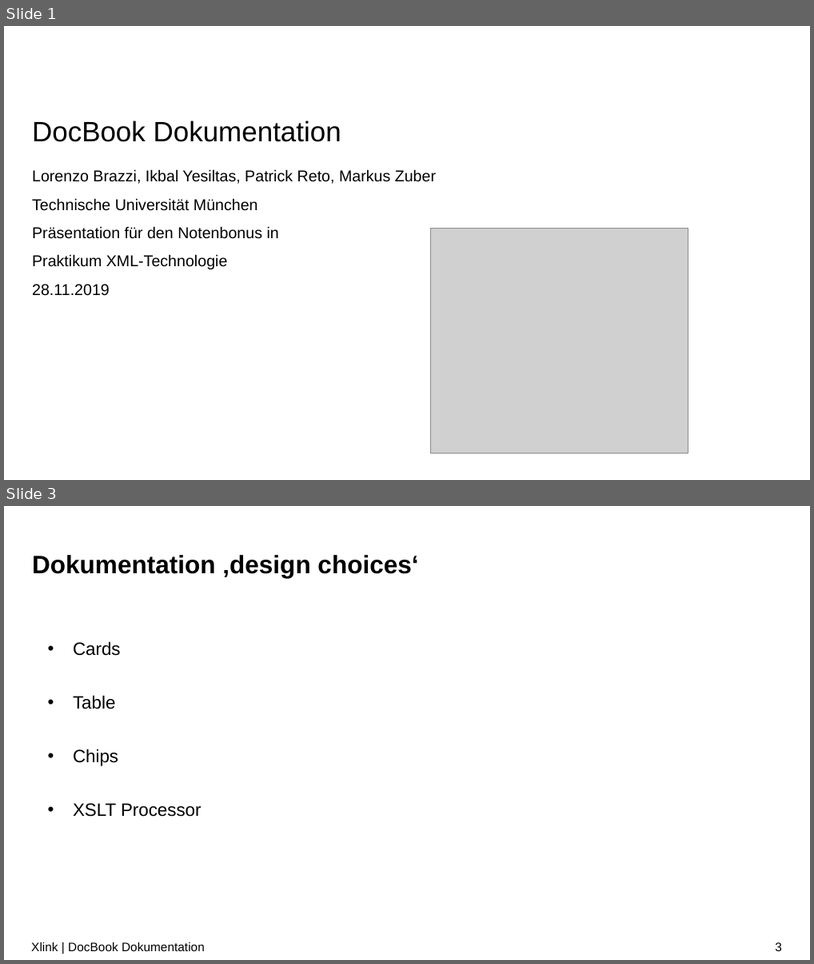
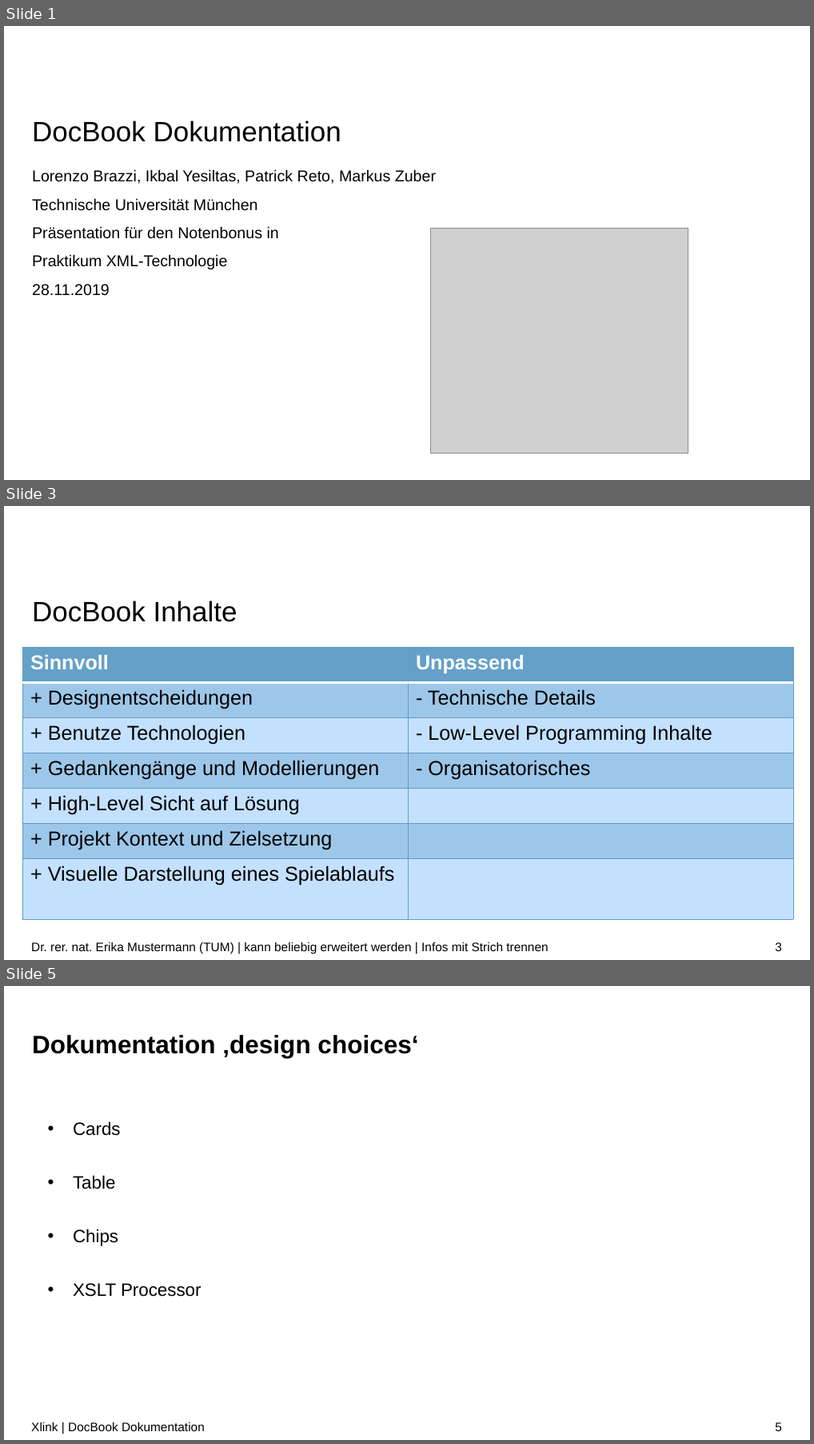
Before and after one commit to LorenzoBrazzi-zz/XML_Praktikum, a slide deck: Präsentationen/PP_notenbonus v2.pptx. Shown one above the other, each under a label of ours: slides 1 and 3 before the commit, slides 1, 3 and 5 after it; the slides between them are not shown. The pictures are 814x964 and 814x1444 pixels, drawn with LibreOffice and Linux fonts; fonts in the diff are those of the drawing; grey boxes stand for pictures; background and template pictures are left out. Boxes give left, top, right and bottom in pixels: in the first picture for what was removed or moved away, otherwise in the second. Text is boxed around its words. In the diff, an @@ line names an element or a change of style, - is before the commit and + after.

```diff
--- a/Präsentationen/PP_notenbonus v2.pptx
+++ b/Präsentationen/PP_notenbonus v2.pptx
@@ slide 3 added at [4, 506, 810, 960], background #FFFFFF @@
@@ title added at [32, 600, 238, 622], 25 pt, text #000000 @@
+DocBook Inhalte
@@ table added at [22, 647, 794, 919], 7 rows, 2 columns @@
+Sinnvoll | Unpassend
++ Designentscheidungen | - Technische Details
++ Benutze Technologien | - Low-Level Programming Inhalte
++ Gedankengänge und Modellierungen | - Organisatorisches
++ High-Level Sicht auf Lösung | 
++ Projekt Kontext und Zielsetzung | 
++ Visuelle Darstellung eines Spielablaufs | 
@@ text added at [31, 942, 548, 954], 11 pt, text #000000 @@
+Dr. rer. nat. Erika Mustermann (TUM) | kann beliebig erweitert werden | Infos mit Strich trennen
@@ page number added at [775, 942, 782, 951], 11 pt, text #000000 @@
+3
@@ what was slide 3 is now slide 5 @@
@@ page number at [775, 1422, 782, 1431]: text changed @@
-3
+5
```
Also in this commit, not shown: 1 slide changed, 1 other slide added.
